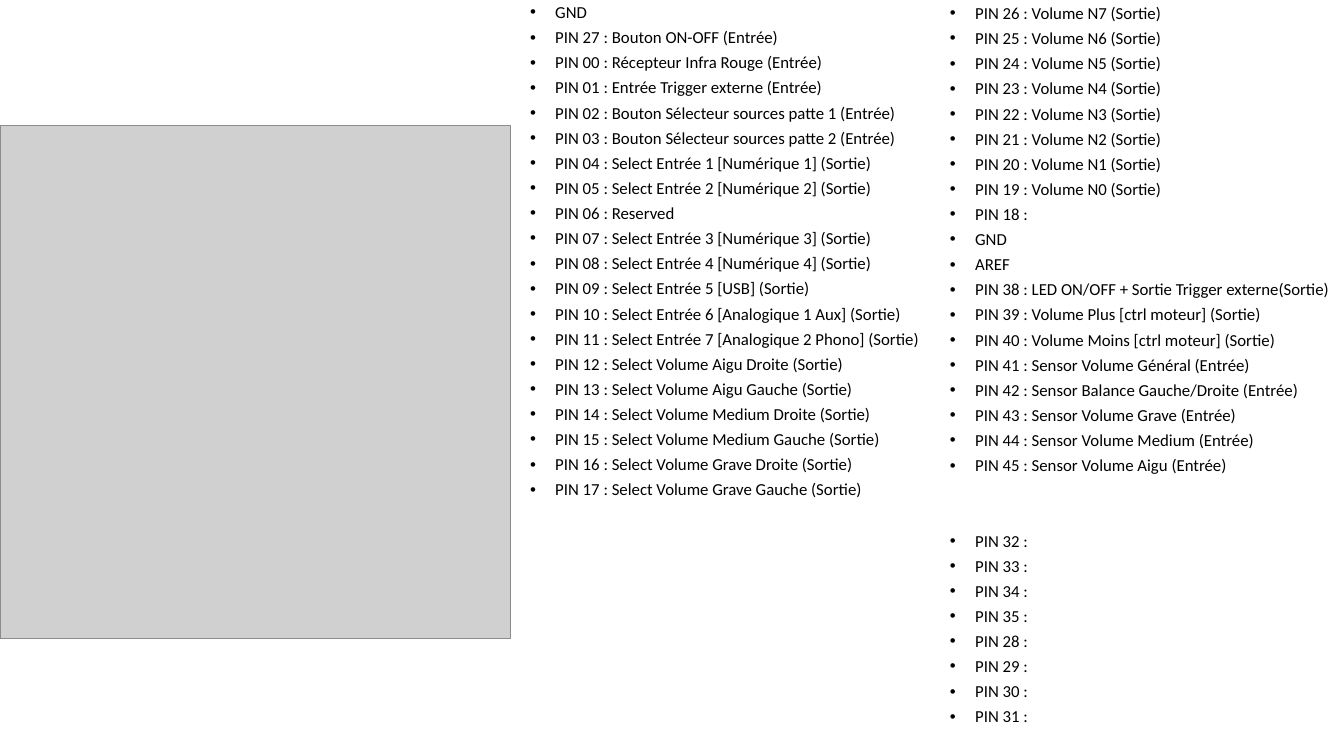
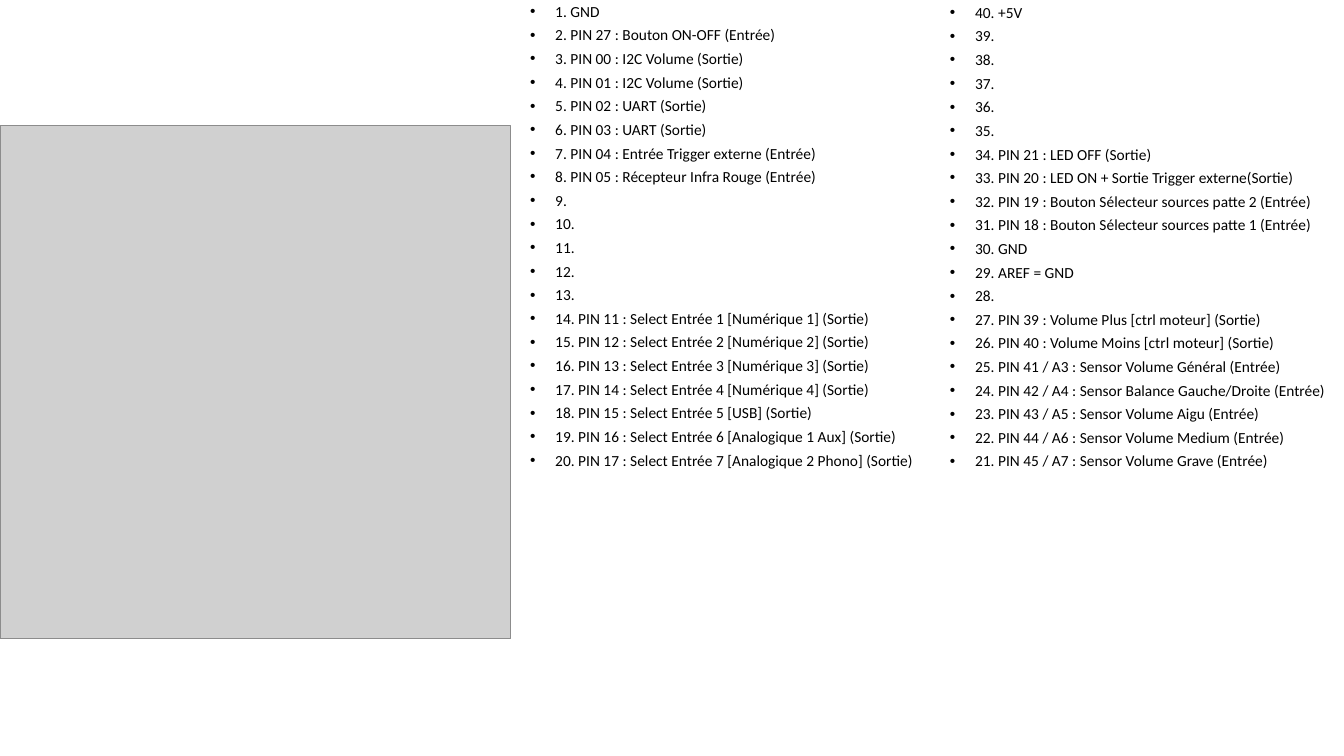
Before and after one commit to JeanTrivelly/PreAmp, a slide deck: slide 2 of Preamp_Arch.pptx. Drawn at 1344x756 pixels with LibreOffice and Linux fonts; fonts in the diff are those of the drawing; grey boxes stand for pictures. Boxes give left, top, right and bottom in pixels: in the first picture for what was removed or moved away, otherwise in the second. Text is boxed around its words. In the diff, an @@ line names an element or a change of style, - is before the commit and + after.

Commit message:
Change Volume Mgmt with I2C bus.
Instead of using GPIO from Teensy 2++,
use I2C and PCF8574 I2C I/O expander
to manage volume.

```diff
--- a/Preamp_Arch.pptx
+++ b/Preamp_Arch.pptx
@@ text at (555,7,912,469): text changed; size 12 to 11 pt @@
-  • GND
-  • PIN 27 : Bouton ON-OFF (Entrée)
-  • PIN 00 : Récepteur Infra Rouge (Entrée)
-  • PIN 01 : Entrée Trigger externe (Entrée)
-  • PIN 02 : Bouton Sélecteur sources patte 1 (Entrée)
-  • PIN 03 : Bouton Sélecteur sources patte 2 (Entrée)
-  • PIN 04 : Select Entrée 1 [Numérique 1] (Sortie)
-  • PIN 05 : Select Entrée 2 [Numérique 2] (Sortie)
-  • PIN 06 : Reserved
-  • PIN 07 : Select Entrée 3 [Numérique 3] (Sortie)
-  • PIN 08 : Select Entrée 4 [Numérique 4] (Sortie)
-  • PIN 09 : Select Entrée 5 [USB] (Sortie)
-  • PIN 10 : Select Entrée 6 [Analogique 1 Aux] (Sortie)
-  • PIN 11 : Select Entrée 7 [Analogique 2 Phono] (Sortie)
-  • PIN 12 : Select Volume Aigu Droite (Sortie)
-  • PIN 13 : Select Volume Aigu Gauche (Sortie)
-  • PIN 14 : Select Volume Medium Droite (Sortie)
-  • PIN 15 : Select Volume Medium Gauche (Sortie)
-  • PIN 16 : Select Volume Grave Droite (Sortie)
-  • PIN 17 : Select Volume Grave Gauche (Sortie)
+  • 1. GND
+  • 2. PIN 27 : Bouton ON-OFF (Entrée)
+  • 3. PIN 00 : I2C Volume (Sortie)
+  • 4. PIN 01 : I2C Volume (Sortie)
+  • 5. PIN 02 : UART (Sortie)
+  • 6. PIN 03 : UART (Sortie)
+  • 7. PIN 04 : Entrée Trigger externe (Entrée)
+  • 8. PIN 05 : Récepteur Infra Rouge (Entrée)
+  • 9.
+  • 10.
+  • 11.
+  • 12.
+  • 13.
+  • 14. PIN 11 : Select Entrée 1 [Numérique 1] (Sortie)
+  • 15. PIN 12 : Select Entrée 2 [Numérique 2] (Sortie)
+  • 16. PIN 13 : Select Entrée 3 [Numérique 3] (Sortie)
+  • 17. PIN 14 : Select Entrée 4 [Numérique 4] (Sortie)
+  • 18. PIN 15 : Select Entrée 5 [USB] (Sortie)
+  • 19. PIN 16 : Select Entrée 6 [Analogique 1 Aux] (Sortie)
+  • 20. PIN 17 : Select Entrée 7 [Analogique 2 Phono] (Sortie)
@@ text at (975,8,1325,468): text changed; size 12 to 11 pt @@
-  • PIN 26 : Volume N7 (Sortie)
-  • PIN 25 : Volume N6 (Sortie)
-  • PIN 24 : Volume N5 (Sortie)
-  • PIN 23 : Volume N4 (Sortie)
-  • PIN 22 : Volume N3 (Sortie)
-  • PIN 21 : Volume N2 (Sortie)
-  • PIN 20 : Volume N1 (Sortie)
-  • PIN 19 : Volume N0 (Sortie)
-  • PIN 18 :
-  • GND
-  • AREF
-  • PIN 38 : LED ON/OFF + Sortie Trigger externe(Sortie)
-  • PIN 39 : Volume Plus [ctrl moteur] (Sortie)
-  • PIN 40 : Volume Moins [ctrl moteur] (Sortie)
-  • PIN 41 : Sensor Volume Général (Entrée)
-  • PIN 42 : Sensor Balance Gauche/Droite (Entrée)
-  • PIN 43 : Sensor Volume Grave (Entrée)
-  • PIN 44 : Sensor Volume Medium (Entrée)
-  • PIN 45 : Sensor Volume Aigu (Entrée)
-  • PIN 32 :
-  • PIN 33 :
-  • PIN 34 :
-  • PIN 35 :
-  • PIN 28 :
-  • PIN 29 :
-  • PIN 30 :
-  • PIN 31 :
+  • 40. +5V
+  • 39.
+  • 38.
+  • 37.
+  • 36.
+  • 35.
+  • 34. PIN 21 : LED OFF (Sortie)
+  • 33. PIN 20 : LED ON + Sortie Trigger externe(Sortie)
+  • 32. PIN 19 : Bouton Sélecteur sources patte 2 (Entrée)
+  • 31. PIN 18 : Bouton Sélecteur sources patte 1 (Entrée)
+  • 30. GND
+  • 29. AREF = GND
+  • 28.
+  • 27. PIN 39 : Volume Plus [ctrl moteur] (Sortie)
+  • 26. PIN 40 : Volume Moins [ctrl moteur] (Sortie)
+  • 25. PIN 41 / A3 : Sensor Volume Général (Entrée)
+  • 24. PIN 42 / A4 : Sensor Balance Gauche/Droite (Entrée)
+  • 23. PIN 43 / A5 : Sensor Volume Aigu (Entrée)
+  • 22. PIN 44 / A6 : Sensor Volume Medium (Entrée)
+  • 21. PIN 45 / A7 : Sensor Volume Grave (Entrée)
```
Also in this commit, not shown: 1 other slide changed, 1 other file.
